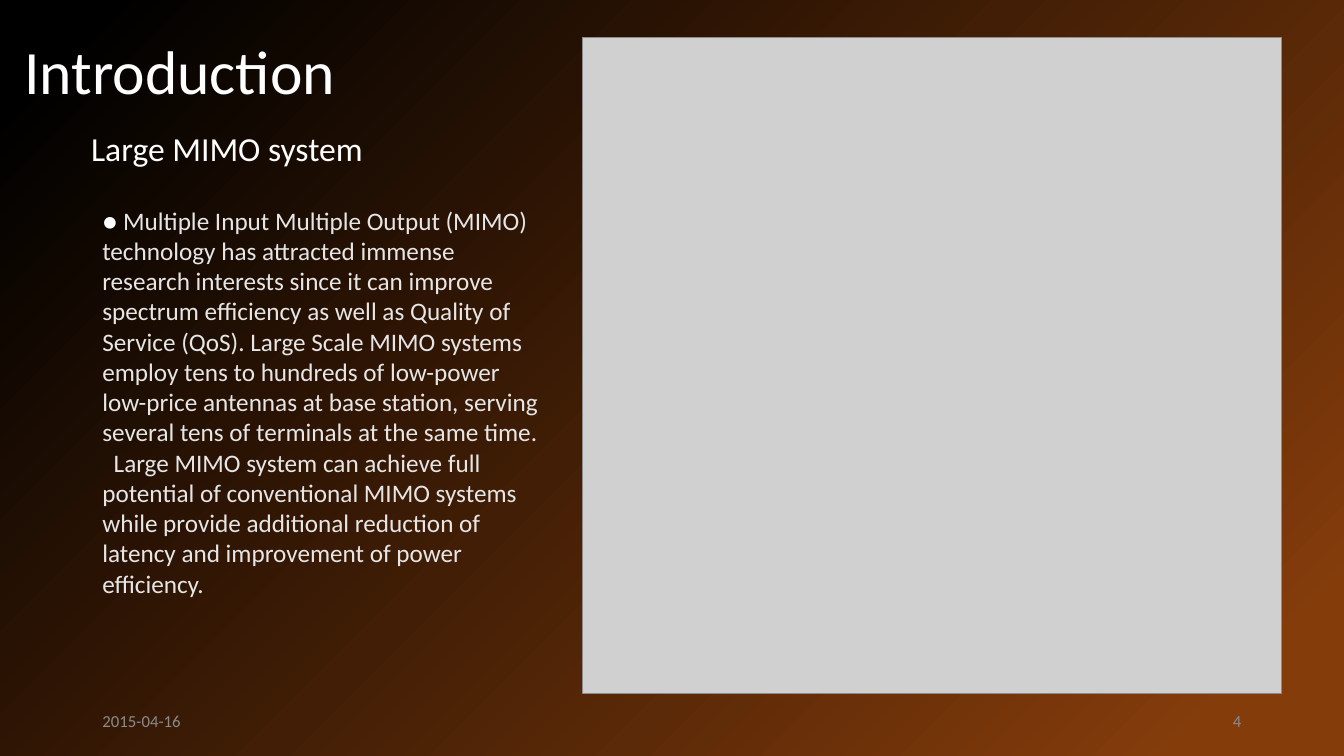
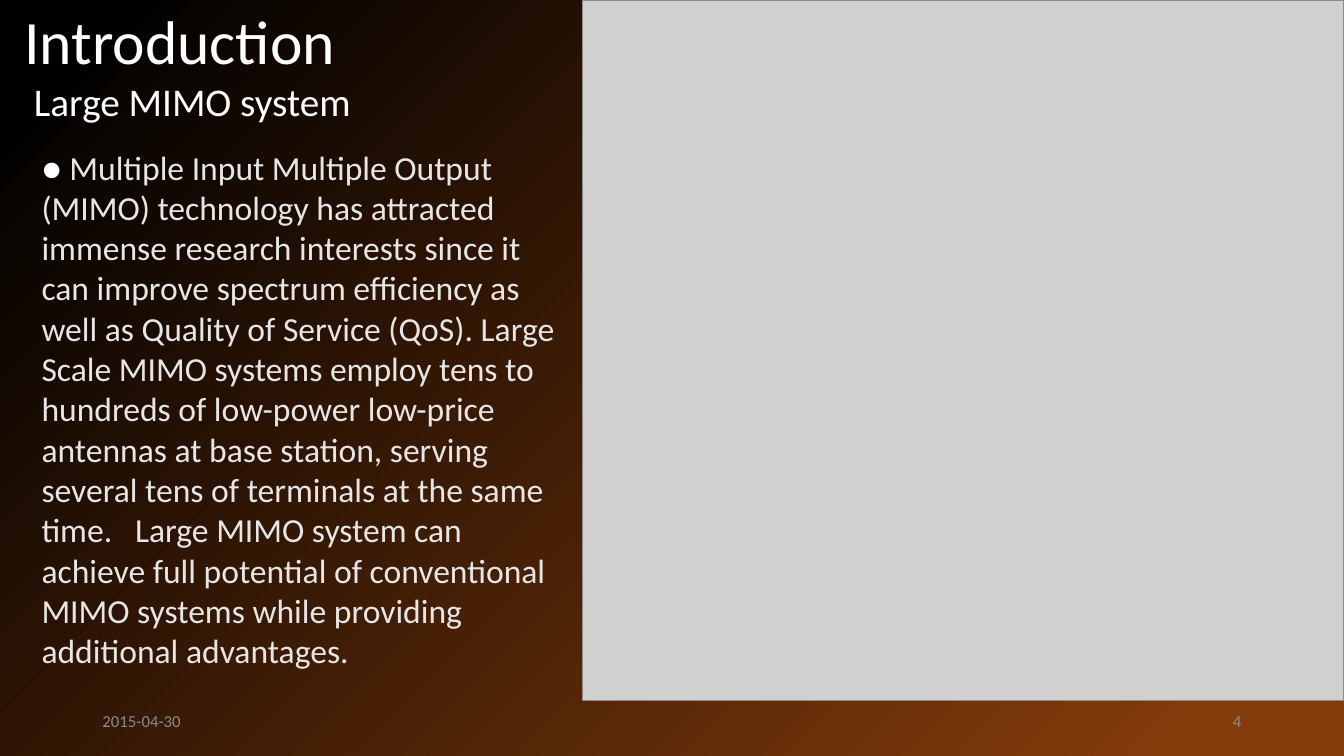
Before and after one commit to john-jiang-ca/Tianpei, a slide deck: slide 4 of FCSD-CUDA project/Presentation/CCECE2015 Presentation Tianpei Chen.pptx. Drawn at 1344x756 pixels with LibreOffice and Linux fonts; fonts in the diff are those of the drawing; grey boxes stand for pictures. Boxes give left, top, right and bottom in pixels: in the first picture for what was removed or moved away, otherwise in the second. Text is boxed around its words. In the diff, an @@ line names an element or a change of style, - is before the commit and + after.

```diff
--- a/FCSD-CUDA project/Presentation/CCECE2015 Presentation Tianpei Chen.pptx
+++ b/FCSD-CUDA project/Presentation/CCECE2015 Presentation Tianpei Chen.pptx
@@ title "Introduction" moved from (x1=24, y1=51, x2=335, y2=95) to (x1=24, y1=21, x2=335, y2=65) @@
@@ picture resized from (x1=583, y1=37, x2=1282, y2=693) to (x1=583, y1=0, x2=1344, y2=701) @@
@@ text "Large MIMO system" moved from (x1=91, y1=139, x2=363, y2=167) to (x1=34, y1=90, x2=350, y2=123) @@
@@ text "Large MIMO system" at (x1=34, y1=90, x2=350, y2=123): size 24 to 28 pt @@
@@ text at (x1=42, y1=156, x2=555, y2=669): text changed; size 18 to 24 pt @@
-● Multiple Input Multiple Output (MIMO) technology has attracted immense research interests since it can improve spectrum efficiency as well as Quality of Service (QoS). Large Scale MIMO systems employ tens to hundreds of low-power low-price antennas at base station, serving several tens of terminals at the same time. Large MIMO system can achieve full potential of conventional MIMO systems while provide additional reduction of latency and improvement of power efficiency.
+● Multiple Input Multiple Output (MIMO) technology has attracted immense research interests since it can improve spectrum efficiency as well as Quality of Service (QoS). Large Scale MIMO systems employ tens to hundreds of low-power low-price antennas at base station, serving several tens of terminals at the same time. Large MIMO system can achieve full potential of conventional MIMO systems while providing additional advantages.
@@ text at (x1=102, y1=716, x2=180, y2=727): text changed @@
-2015-04-16
+2015-04-30
```
Also in this commit, not shown: 17 other slides changed, 5 slides added, 1 other file.
